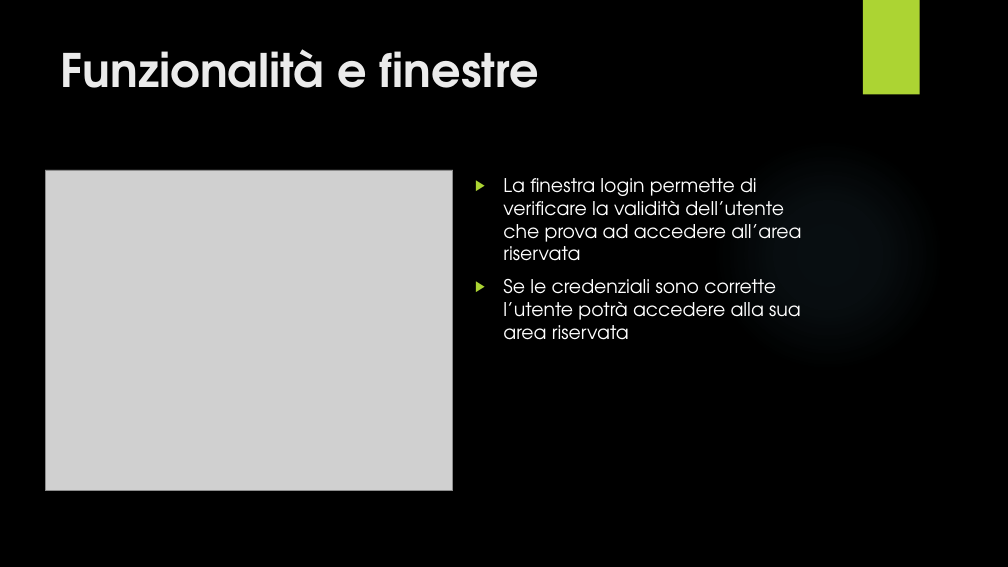
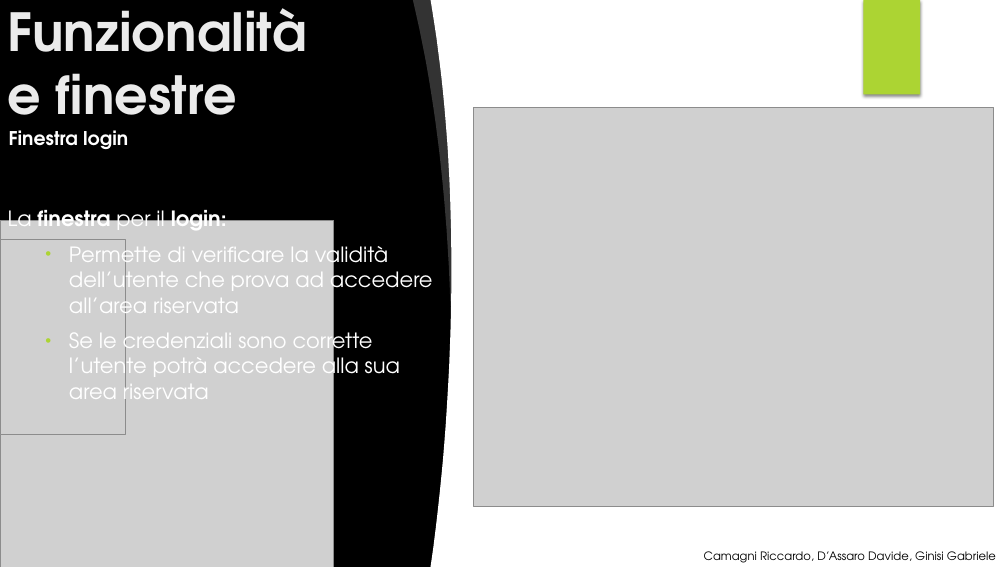
Before and after one commit to DanieleRonco/ProgettoJAItalia, a slide deck: slide 8 of Esposizione/Presentazione PPT.pptx. Drawn at 1008x567 pixels with LibreOffice and Linux fonts; fonts in the diff are those of the drawing; grey boxes stand for pictures; background and template pictures are left out. Boxes give left, top, right and bottom in pixels: in the first picture for what was removed or moved away, otherwise in the second. Text is boxed around its words. In the diff, an @@ line names an element or a change of style, - is before the commit and + after.

```diff
--- a/Esposizione/Presentazione PPT.pptx
+++ b/Esposizione/Presentazione PPT.pptx
@@ text "Funzionalità e finestre": place and size @@
-text "Funzionalità e finestre" at [61,49,539,88]
+text "Funzionalità e finestre" at [8,8,307,136]
@@ text "Funzionalità e finestre" at [8,8,307,136]: size 44 to 50 pt; vertical alignment top to bottom @@
@@ freeform shape added at [413,0,459,307], fill #FFFFFF at 20% opacity @@
@@ freeform shape added at [431,0,542,567], fill #FFFFFF @@
@@ rectangle added at [504,0,1008,567], fill #FFFFFF @@
@@ picture added at [662,0,794,95] @@
@@ rectangle removed at [863,0,920,95] @@
@@ rectangle added at [863,0,920,95], fill #ACD433 @@
@@ rectangle added at [864,0,920,95], fill #ACD433 @@
@@ picture: place and size @@
-picture at [45,170,453,491]
+picture at [474,107,994,507]
@@ text added at [9,130,128,149], 18 pt, text #FFFFFF, bold @@
+Finestra login
@@ ellipse removed at [712,138,944,371] @@
@@ text "La finestra per il login:": place and size @@
-text "La finestra per il login:" at [503,178,801,340]
+text "La finestra per il login:" at [8,203,433,409]
@@ text at [8,203,433,323]: text changed; size 18 to 20 pt @@
-▶ La finestra login permette di verificare la validità dell’utente che prova ad accedere all’area riservata
+La finestra per il login:
+  • Permette di verificare la validità dell’utente che prova ad accedere all’area riservata
@@ picture added at [0,221,333,567] @@
@@ picture added at [0,239,126,435] @@
@@ text at [69,326,400,409]: size 18 to 20 pt in "Se le credenziali sono corrette l’utente potrà ..."; bullet ▶ to •; list level 1 to 2 in "Se le credenziali sono corrette ..." @@
@@ picture added at [712,504,794,567] @@
@@ text added at [704,551,996,563], 11 pt, text #000000 @@
+Camagni Riccardo, D’Assaro Davide, Ginisi Gabriele
```
Also in this commit, not shown: 3 other slides changed, 3 other files.
